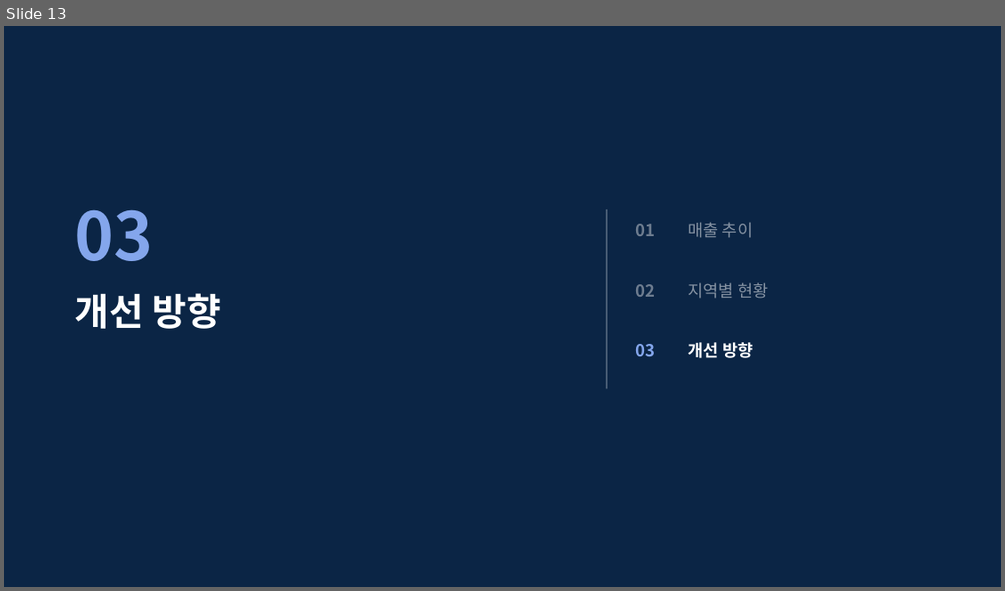
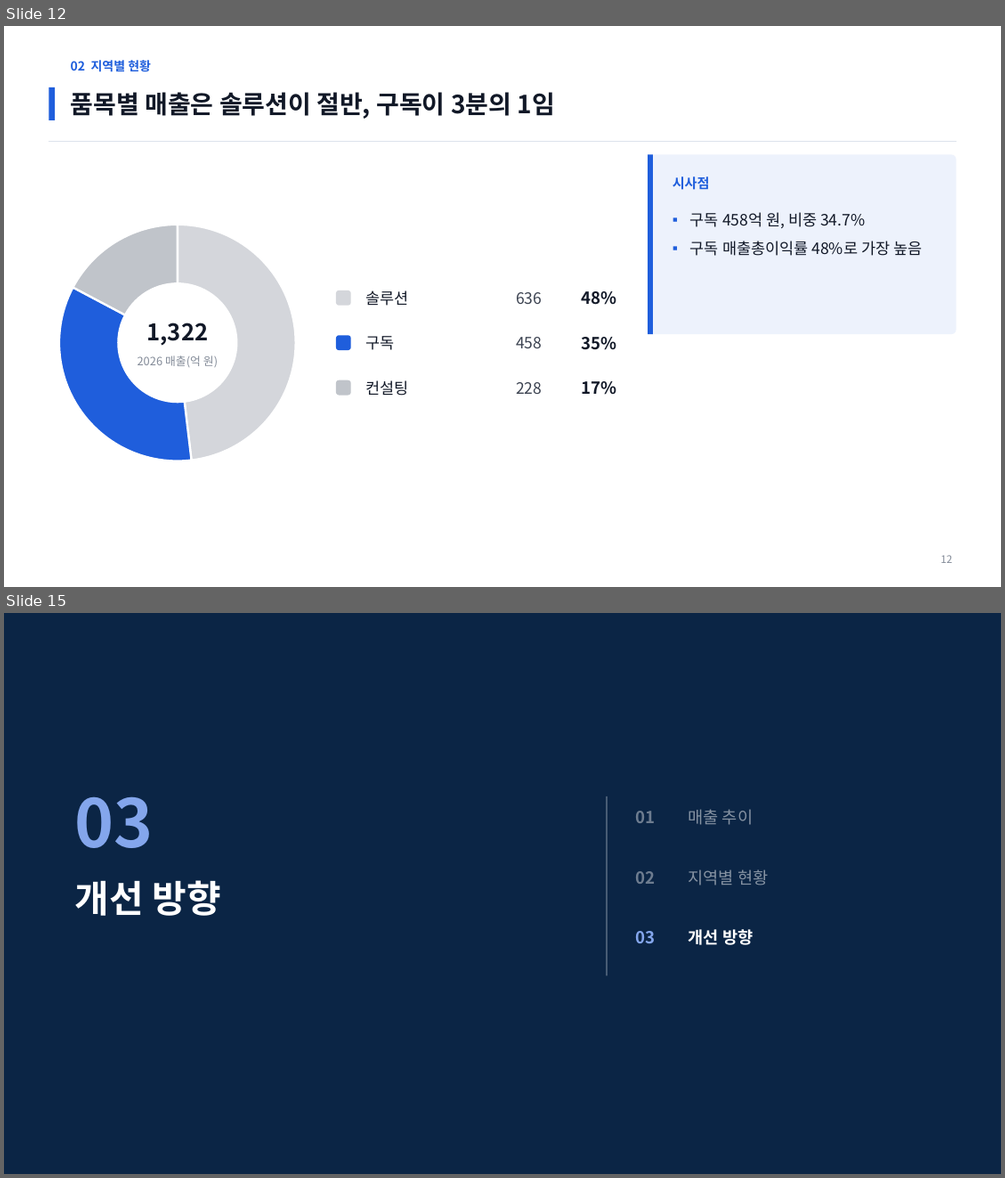
Before and after one commit to coindesktop/Awesome-PPT-SKILL, a slide deck: examples/sales-report/deck.pptx. Shown one above the other, each under a label of ours: slide 13 before the commit, slides 12 and 15 after it; the slides between them are not shown. The pictures are 1005x591 and 1005x1178 pixels, drawn with LibreOffice and Linux fonts; fonts in the diff are those of the drawing. Boxes give left, top, right and bottom in pixels: in the first picture for what was removed or moved away, otherwise in the second. Text is boxed around its words. In the diff, an @@ line names an element or a change of style, - is before the commit and + after.

```diff
--- a/examples/sales-report/deck.pptx
+++ b/examples/sales-report/deck.pptx
@@ slide 12 added at [4,26,1001,587], background #FFFFFF @@
@@ text added at [71,60,151,72], 12 pt, text #1F5EDC, bold @@
+02 지역별 현황
@@ rectangle added at [48,87,55,120], fill #1F5EDC @@
@@ title added at [71,92,554,119], 24 pt, text #111827, bold @@
+품목별 매출은 솔루션이 절반, 구독이 3분의 1임
@@ line added from (48, 141) to (956, 141), #DDE3EC 1 pt @@
@@ rounded rectangle added at [647,155,956,334], fill #EDF2FC @@
@@ rectangle added at [647,155,653,334], fill #1F5EDC @@
@@ text added at [672,176,710,190], 13 pt, text #1F5EDC, bold @@
+시사점
@@ text added at [690,212,922,256], 15 pt, text #111827 @@
+▪ 구독 458억 원, 비중 34.7%
+▪ 구독 매출총이익률 48%로 가장 높음
@@ doughnut chart added at [48,215,306,472] @@
+categories: 1, 2, 3
+Series 1: 48, 35, 17
@@ rounded rectangle added at [336,290,351,305], fill #D4D6DB @@
@@ text added at [366,290,409,305], 15 pt, text #111827 @@
+솔루션
@@ text added at [516,292,542,304], 15 pt, text #3B4250 @@
+636
@@ text added at [581,291,616,305], 16 pt, text #111827, bold @@
+48%
@@ text added at [146,322,208,346], 22 pt, text #111827, bold @@
+1,322
@@ rounded rectangle added at [336,335,351,350], fill #1F5EDC @@
@@ text added at [366,336,395,350], 15 pt, text #111827 @@
+구독
@@ text added at [516,337,542,348], 15 pt, text #3B4250 @@
+458
@@ text added at [581,337,616,350], 16 pt, text #111827, bold @@
+35%
@@ text added at [138,355,218,367], 11 pt, text #838B98 @@
+2026 매출(억 원)
@@ rounded rectangle added at [336,380,351,395], fill #C0C4CA @@
@@ text added at [366,380,409,395], 15 pt, text #111827 @@
+컨설팅
@@ text added at [516,382,542,394], 15 pt, text #3B4250 @@
+228
@@ text added at [581,381,616,394], 16 pt, text #111827, bold @@
+17%
@@ text added at [940,555,952,563], 10 pt, text #838B98 @@
+12
@@ what was slide 13 is now slide 15 @@
```
Also in this commit, not shown: 11 slides changed, 1 other slide added, 12 other files.
